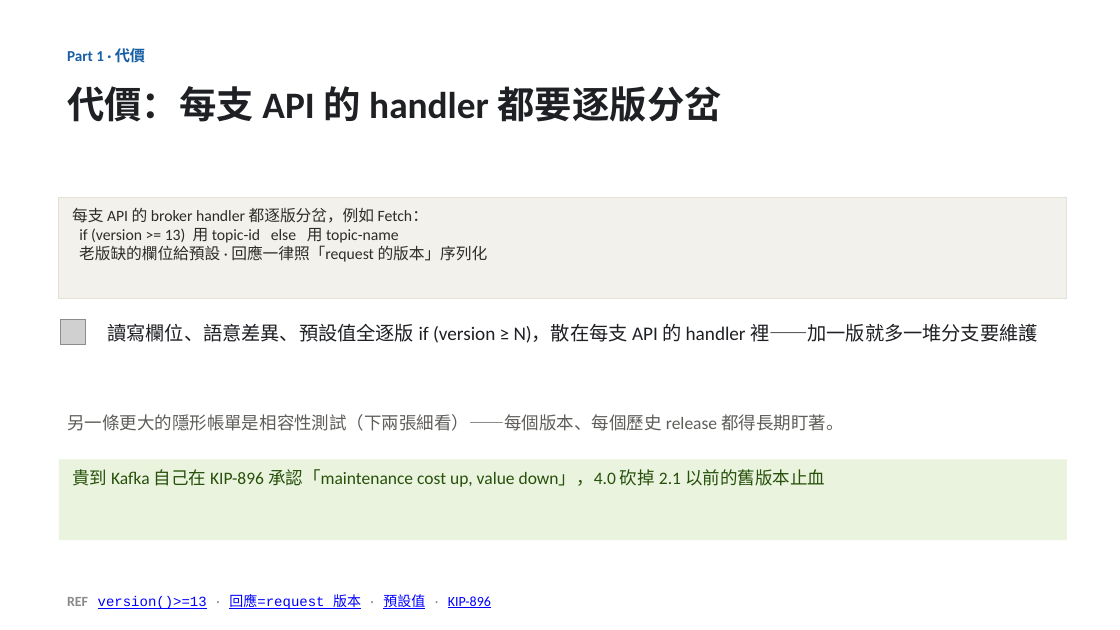
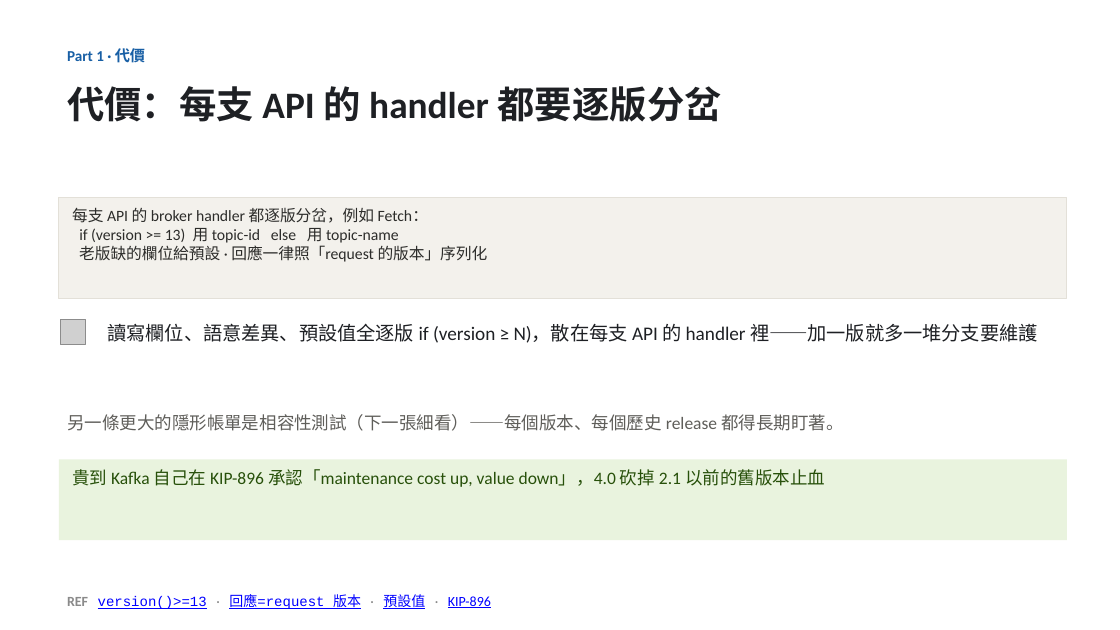
Before and after one commit to unknowntpo/kafka, a slide deck: slide 9 of study/version-control/kafka-version-negotiation.pptx. Drawn at 1120x630 pixels with LibreOffice and Linux fonts; fonts in the diff are those of the drawing; grey boxes stand for pictures. Boxes give left, top, right and bottom in pixels: in the first picture for what was removed or moved away, otherwise in the second. Text is boxed around its words. In the diff, an @@ line names an element or a change of style, - is before the commit and + after.

```diff
--- a/study/version-control/kafka-version-negotiation.pptx
+++ b/study/version-control/kafka-version-negotiation.pptx
@@ text at <box>67,414,843,431</box>: text changed @@
-另一條更大的隱形帳單是相容性測試（下兩張細看）——每個版本、每個歷史 release 都得長期盯著。
+另一條更大的隱形帳單是相容性測試（下一張細看）——每個版本、每個歷史 release 都得長期盯著。
```
Also in this commit, not shown: 1 other slide changed, 1 slide removed, 1 other file.
